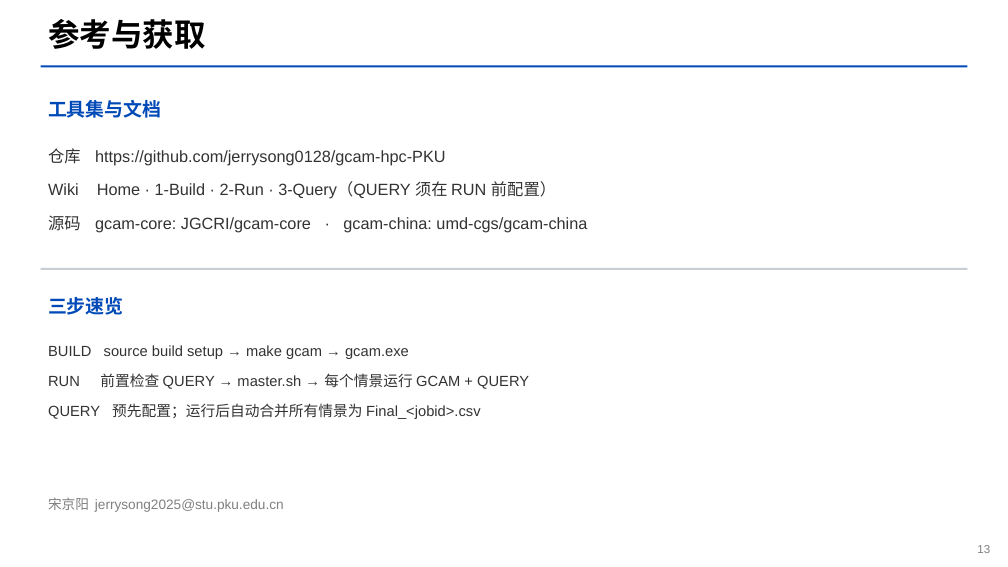
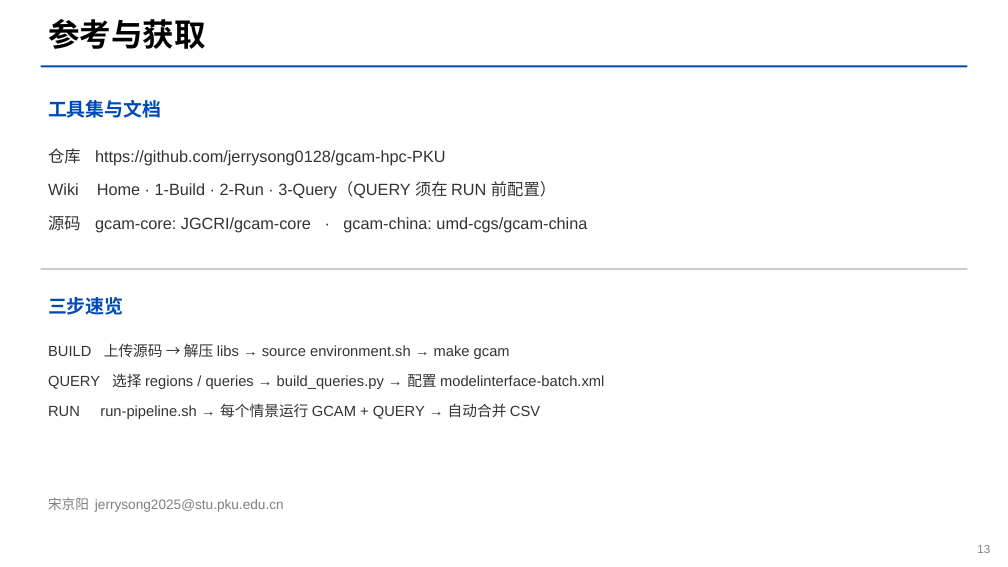
Before and after one commit to jerrysong0128/gcam-hpc-PKU, a slide deck: slide 13 of asset/tutorial/gcam-hpc-tutorial.pptx. Drawn at 1008x567 pixels with LibreOffice and Linux fonts; fonts in the diff are those of the drawing. Boxes give left, top, right and bottom in pixels: in the first picture for what was removed or moved away, otherwise in the second. Text is boxed around its words. In the diff, an @@ line names an element or a change of style, - is before the commit and + after.

```diff
--- a/asset/tutorial/gcam-hpc-tutorial.pptx
+++ b/asset/tutorial/gcam-hpc-tutorial.pptx
@@ text at (48,344,604,419): text changed @@
-BUILD source build setup → make gcam → gcam.exe
-RUN 前置检查 QUERY → master.sh → 每个情景运行 GCAM + QUERY
-QUERY 预先配置；运行后自动合并所有情景为 Final_<jobid>.csv
+BUILD 上传源码 → 解压 libs → source environment.sh → make gcam
+QUERY 选择 regions / queries → build_queries.py → 配置 modelinterface-batch.xml
+RUN run-pipeline.sh → 每个情景运行 GCAM + QUERY → 自动合并 CSV
```
Also in this commit, not shown: 10 other slides changed.
